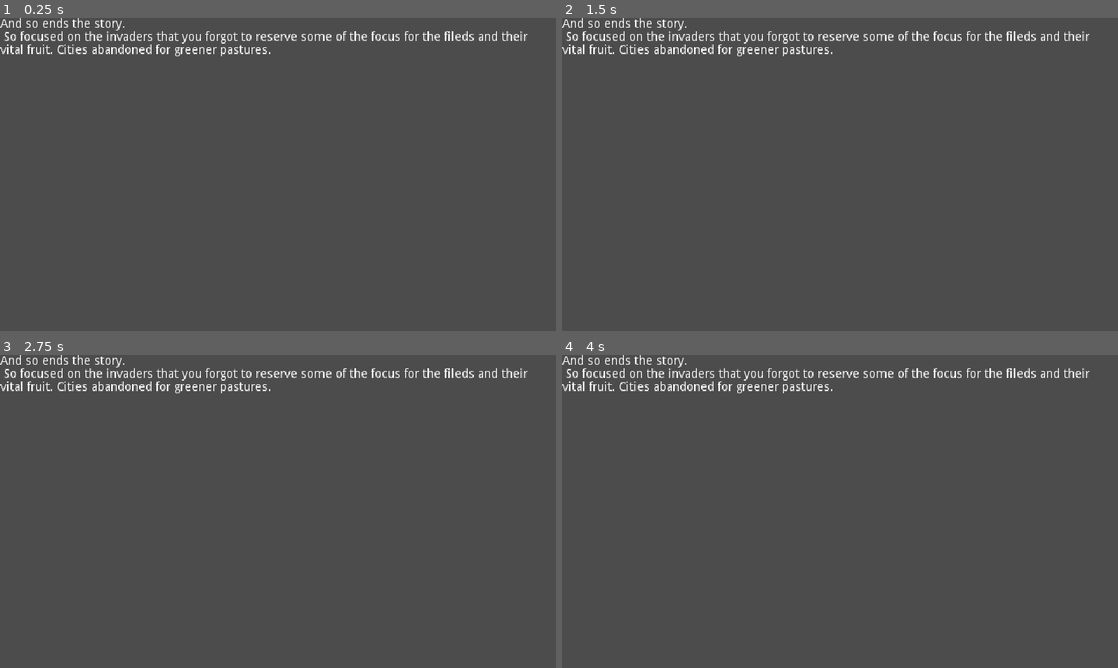
Above: before the commit, frames 1-4 (two rows, left to right).
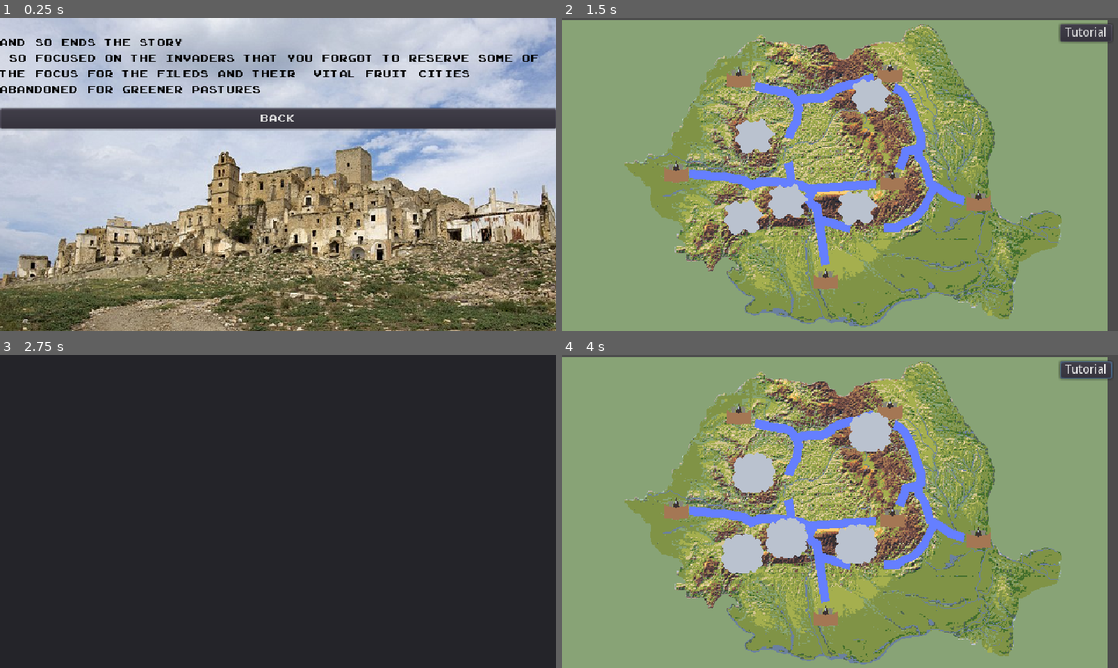
Above: after the commit, the same moments.

Repository: Bstylestuff/Solomonari
Game: Godot game, scene res://Screens/END/GameOverAbandoned.tscn
Same seed, same stepped clock (60 frames per second), same inputs: the game is played once before the commit and once after it. This scene is started directly instead of the project's main scene. Sound files missing from this copy of the repository are replaced by a short silence.
Inputs (mouse positions are in pixels of both pictures, inside the frame that each line leads up to):
- Up to frame 1 (0.25 s): no input
- Up to frame 2 (1.5 s): click (840, 118) at 0.5 s, where only the run after the commit has a clickable "Back"; click (840, 158) at 1.25 s, where only the run after the commit has a clickable "Start"
- Up to frame 3 (2.75 s): click (522, 370) at 2 s, where only the run after the commit has a clickable "Tutorial"
- Up to frame 4 (4 s): move the mouse to (962, 495) at 2.77 s; click (962, 495) at 2.92 s; move the mouse to (728, 527) at 3.52 s; click (728, 527) at 3.67 s

The runs differ from the first frame. In frame 1, 90% of the frame differs, in the area x 0-100%, y 0-100%; in frame 2, 97%; in frame 3, 100%; in frame 4, 97%.

Commit message:
end screene update

Diff:
--- a/Screens/END/GameOverAbandoned.tscn
+++ b/Screens/END/GameOverAbandoned.tscn
@@ -1,18 +1,42 @@
-[gd_scene format=2]
+[gd_scene load_steps=4 format=2]
+
+[ext_resource path="res://new_theme.tres" type="Theme" id=1]
+[ext_resource path="res://Screens/END/endgamescreen.gd" type="Script" id=2]
+[ext_resource path="res://Screens/END/1407942640358_wps_12_Italy_Italy_Abandoned_mou.jpg" type="Texture" id=3]
 
 [node name="Control" type="Control"]
 anchor_right = 1.0
 anchor_bottom = 1.0
+script = ExtResource( 2 )
+
+[node name="TextureRect" type="TextureRect" parent="."]
+margin_left = -96.0
+margin_top = -15.0
+margin_right = 866.0
+margin_bottom = 626.0
+rect_scale = Vector2( 0.9, 0.9 )
+texture = ExtResource( 3 )
 
 [node name="VBoxContainer" type="VBoxContainer" parent="."]
-margin_right = 40.0
-margin_bottom = 40.0
+margin_top = 20.0
+margin_bottom = 124.0
 alignment = 1
 
 [node name="RichTextLabel" type="RichTextLabel" parent="VBoxContainer"]
+modulate = Color( 0, 0, 0, 1 )
 margin_right = 640.0
 margin_bottom = 80.0
 rect_min_size = Vector2( 640, 80 )
+theme = ExtResource( 1 )
 text = "And so ends the story.
  So focused on the invaders that you forgot to reserve some of the focus for the fileds and their  vital fruit. Cities abandoned for greener pastures. "
 fit_content_height = true
+
+[node name="back" type="Button" parent="VBoxContainer"]
+margin_top = 84.0
+margin_right = 640.0
+margin_bottom = 107.0
+theme = ExtResource( 1 )
+text = "Back"
+
+[connection signal="pressed" from="VBoxContainer/back" to="." method="_on_back_pressed"]
--- a/Screens/END/GameOverDeath.tscn
+++ b/Screens/END/GameOverDeath.tscn
@@ -1,8 +1,21 @@
-[gd_scene format=2]
+[gd_scene load_steps=4 format=2]
+
+[ext_resource path="res://new_theme.tres" type="Theme" id=1]
+[ext_resource path="res://Screens/END/endgamescreen.gd" type="Script" id=2]
+[ext_resource path="res://Screens/END/cluj-coplean-castelul-haller-foto-dan-porcutan-025.jpg" type="Texture" id=3]
 
 [node name="Control" type="Control"]
 anchor_right = 1.0
 anchor_bottom = 1.0
+script = ExtResource( 2 )
+
+[node name="TextureRect" type="TextureRect" parent="."]
+margin_left = -58.0
+margin_top = -62.0
+margin_right = 1222.0
+margin_bottom = 706.0
+rect_scale = Vector2( 0.6, 0.6 )
+texture = ExtResource( 3 )
 
 [node name="VBoxContainer" type="VBoxContainer" parent="."]
 margin_right = 40.0
@@ -10,9 +23,20 @@
 alignment = 1
 
 [node name="RichTextLabel" type="RichTextLabel" parent="VBoxContainer"]
+modulate = Color( 0, 0, 0, 1 )
 margin_right = 640.0
 margin_bottom = 80.0
 rect_min_size = Vector2( 640, 80 )
+theme = ExtResource( 1 )
 text = "And so ends the story.
 Your storms are mighty and conviction commendable. But this alone could not stop the relentless waves of invaders from plundering the cities and their reaches."
 fit_content_height = true
+
+[node name="back" type="Button" parent="VBoxContainer"]
+margin_top = 84.0
+margin_right = 640.0
+margin_bottom = 107.0
+theme = ExtResource( 1 )
+text = "Back"
+
+[connection signal="pressed" from="VBoxContainer/back" to="." method="_on_back_pressed"]
--- a/Screens/END/GameOverHate.tscn
+++ b/Screens/END/GameOverHate.tscn
@@ -1,19 +1,43 @@
-[gd_scene format=2]
+[gd_scene load_steps=4 format=2]
+
+[ext_resource path="res://new_theme.tres" type="Theme" id=1]
+[ext_resource path="res://Screens/END/endgamescreen.gd" type="Script" id=2]
+[ext_resource path="res://Screens/END/Neuschwanstein_Castle_entrance_gate.jpg" type="Texture" id=3]
 
 [node name="Control" type="Control"]
 anchor_right = 1.0
 anchor_bottom = 1.0
 rect_pivot_offset = Vector2( -152, -91 )
+script = ExtResource( 2 )
+
+[node name="TextureRect" type="TextureRect" parent="."]
+margin_left = -90.0
+margin_top = -479.0
+margin_right = 1854.0
+margin_bottom = 2113.0
+rect_scale = Vector2( 0.4, 0.4 )
+texture = ExtResource( 3 )
 
 [node name="VBoxContainer" type="VBoxContainer" parent="."]
-margin_right = 40.0
-margin_bottom = 40.0
+margin_right = 640.0
+margin_bottom = 80.0
+rect_pivot_offset = Vector2( -123, -93 )
 alignment = 1
 
 [node name="RichTextLabel" type="RichTextLabel" parent="VBoxContainer"]
 margin_right = 640.0
 margin_bottom = 80.0
 rect_min_size = Vector2( 640, 80 )
+theme = ExtResource( 1 )
 text = "And so ends the story.
 When rains don't come and people are tired of begging, the respect earned in time has turned into hatred. Now shuned from the cities. Might as well be an invader yourself.  "
 fit_content_height = true
+
+[node name="back" type="Button" parent="VBoxContainer"]
+margin_top = 84.0
+margin_right = 640.0
+margin_bottom = 107.0
+theme = ExtResource( 1 )
+text = "Back"
+
+[connection signal="pressed" from="VBoxContainer/back" to="." method="_on_back_pressed"]
--- /dev/null
+++ b/Screens/END/endgamescreen.gd
@@ -0,0 +1,21 @@
+extends Control
+
+
+# Declare member variables here. Examples:
+# var a = 2
+# var b = "text"
+
+
+# Called when the node enters the scene tree for the first time.
+func _ready():
+	pass # Replace with function body.
+
+
+# Called every frame. 'delta' is the elapsed time since the previous frame.
+#func _process(delta):
+#	pass
+
+
+func _on_back_pressed():
+	MapChanger.goto_scene("res://Screens/Menus/MainMenu/MainMenu.tscn")
+	pass # Replace with function body.
Binary file added: Screens/END/1407942640358_wps_12_Italy_Italy_Abandoned_mou.jpg
Not shown, added: Screens/END/1407942640358_wps_12_Italy_Italy_Abandoned_mou.jpg.import
Binary file added: Screens/END/Neuschwanstein_Castle_entrance_gate.jpg
Not shown, added: Screens/END/Neuschwanstein_Castle_entrance_gate.jpg.import
Binary file added: Screens/END/cluj-coplean-castelul-haller-foto-dan-porcutan-025.jpg
Not shown, added: Screens/END/cluj-coplean-castelul-haller-foto-dan-porcutan-025.jpg.import
